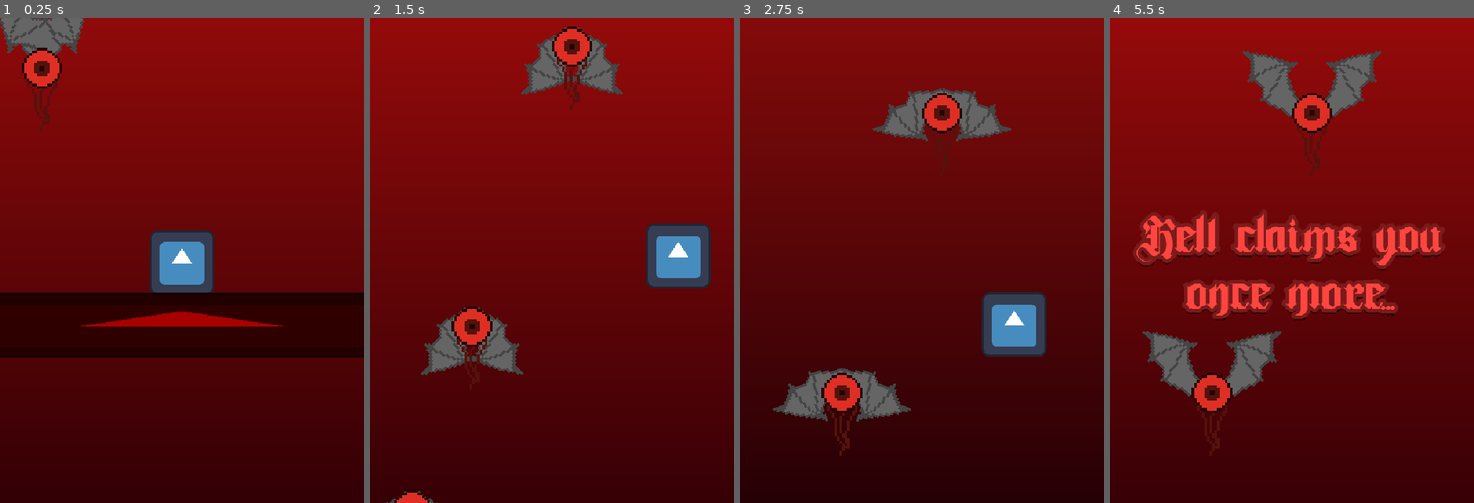
Above: before the commit, frames 1-4 (left to right).
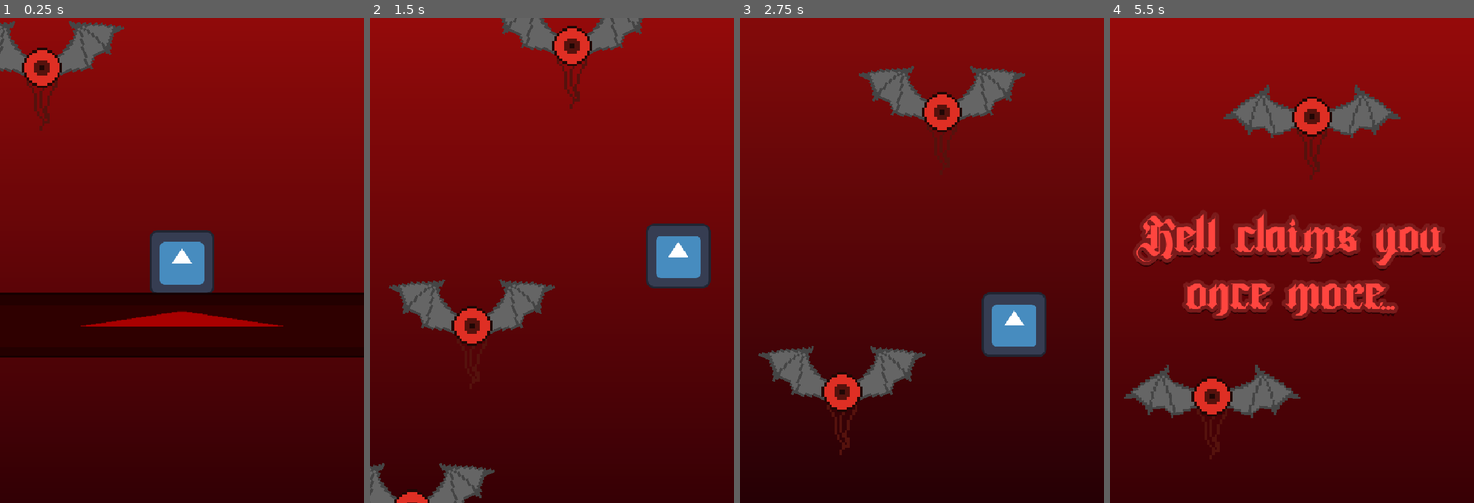
Above: after the commit, the same moments.

Repository: Lucas-Coutinho-Cunha/Gamejam-6hrs
Game: Godot game, scene res://scenes/map.tscn
Same seed, same stepped clock (60 frames per second), same inputs: the game is played once before the commit and once after it. The engine's default icon, where the game draws it, is replaced by a stand-in: a white triangle on a blue panel in a dark square.
Inputs (mouse positions are in pixels of both pictures, inside the frame that each line leads up to):
- Up to frame 1 (0.25 s): no input
- Up to frame 2 (1.5 s): move the mouse to (632, 236) at 0.52 s; hold D (right) from 0.53 s (still down); tap Space (attack) at 0.6 s; move the mouse to (479, 284) at 1.27 s; tap W (bounce) at 1.35 s
- Up to frame 3 (2.75 s): move the mouse to (958, 153) at 2.02 s; release D (right) at 2.03 s; hold A (left) from 2.03 s (still down); click (958, 153) at 2.1 s
- Up to frame 4 (5.5 s): move the mouse to (1273, 357) at 2.77 s; release A (left) at 2.78 s; hold D (right) 2.78-4.28 s; tap Space (attack) at 2.85, 5.1 s; move the mouse to (1401, 333) at 3.52 s; tap W (bounce) at 3.6 s; move the mouse to (1182, 187) at 4.27 s; hold A (left) 4.28-5.03 s; click (1182, 187) at 4.35 s; move the mouse to (1310, 260) at 5.02 s; hold D (right) from 5.03 s (still down)

The runs differ from the first frame. In frame 1, 2.7% of the frame differs, in the area x 0-35%, y 0-24%; in frame 2, 7.6%; in frame 3, 6.2%; in frame 4, 8.7%, in the area x 3-80%, y 6-83%.

Commit message:
better enemy

Diff:
--- a/scenes/enemy.tscn
+++ b/scenes/enemy.tscn
@@ -27,31 +27,33 @@
 position = Vector2(0, -40)
 shape = SubResource("CircleShape2D_bghhj")
 
-[node name="WingL" type="Sprite2D" parent="." unique_id=47695021]
+[node name="Node2D" type="Node2D" parent="." unique_id=723936630]
+
+[node name="WingL" type="Sprite2D" parent="Node2D" unique_id=47695021]
 position = Vector2(-15.999994, -55.999992)
 scale = Vector2(5, 5)
 texture = ExtResource("3_nenq2")
 offset = Vector2(-16, 0)
 
-[node name="WingR" type="Sprite2D" parent="." unique_id=616823498]
+[node name="WingR" type="Sprite2D" parent="Node2D" unique_id=616823498]
 position = Vector2(15.999985, -55.999992)
 scale = Vector2(5, 5)
 texture = ExtResource("4_md484")
 offset = Vector2(16, 0)
 
-[node name="Body" type="Sprite2D" parent="." unique_id=1044585622]
+[node name="Body" type="Sprite2D" parent="Node2D" unique_id=1044585622]
 material = SubResource("ShaderMaterial_44saq")
 scale = Vector2(5, 5)
 texture = ExtResource("3_5uy6h")
 
-[node name="Helmet" type="Sprite2D" parent="." unique_id=960834055]
+[node name="Helmet" type="Sprite2D" parent="Node2D" unique_id=960834055]
 position = Vector2(0, -39.999992)
 scale = Vector2(5, 5)
 texture = ExtResource("6_ipns3")
 
-[node name="Spikes" type="Sprite2D" parent="." unique_id=1507997599]
+[node name="Spikes" type="Sprite2D" parent="Node2D" unique_id=1507997599]
 position = Vector2(0, -87.99999)
 scale = Vector2(5, 5)
 texture = ExtResource("7_8qclf")
 
-[node name="Claws" type="Sprite2D" parent="." unique_id=1116888346]
+[node name="Claws" type="Sprite2D" parent="Node2D" unique_id=1116888346]
--- a/scripts/enemy.gd
+++ b/scripts/enemy.gd
@@ -4,14 +4,20 @@
 
 @export_enum("Regular", "Armor", "Spiky", "Clawed", "Slimy") var type: int
 @export var is_angel: bool
-@onready var helmet: Sprite2D = $Helmet
-@onready var spikes: Sprite2D = $Spikes
-@onready var wing_l: Sprite2D = $WingL
-@onready var wing_r: Sprite2D = $WingR
 
+@onready var wing_l: Sprite2D = $Node2D/WingL
+@onready var wing_r: Sprite2D = $Node2D/WingR
+@onready var body: Sprite2D = $Node2D/Body
+@onready var helmet: Sprite2D = $Node2D/Helmet
+@onready var spikes: Sprite2D = $Node2D/Spikes
+@onready var claws: Sprite2D = $Node2D/Claws
+
+
+var globalpos: Vector2
 var is_dead: bool = false
 
 func _ready() -> void:
+	globalpos = global_position
 	match type:
 		0: helmet.visible = false; spikes.visible = false;
 		1: helmet.visible = true; spikes.visible = false;
@@ -20,8 +26,9 @@
 		4: helmet.visible = false; spikes.visible = false;
 
 func _process(_delta: float) -> void:
-	wing_l.rotate(sin(Time.get_ticks_msec()*0.0001)* 0.5)
-	wing_r.rotate(-sin(Time.get_ticks_msec()*0.0001)* 0.5)
+	position.y += sin(Time.get_ticks_msec() * 0.01)
+	wing_l.rotation = (sin(Time.get_ticks_msec()*0.01)* 0.5)
+	wing_r.rotation = (-sin(Time.get_ticks_msec()*0.01)* 0.5)
 	if is_dead:
 		rotation += 0.2
 		scale -= Vector2(0.01, 0.01)
